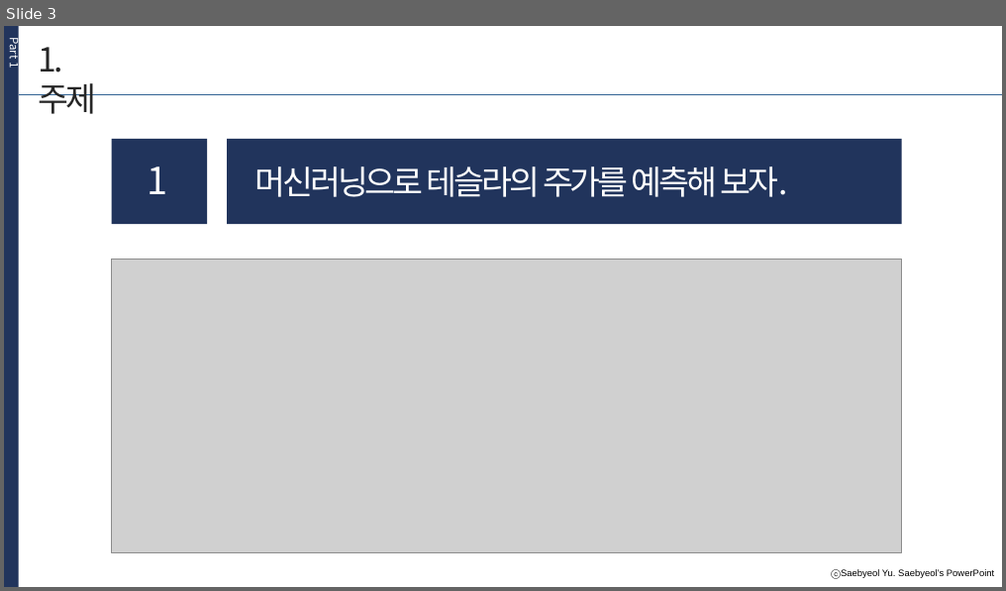
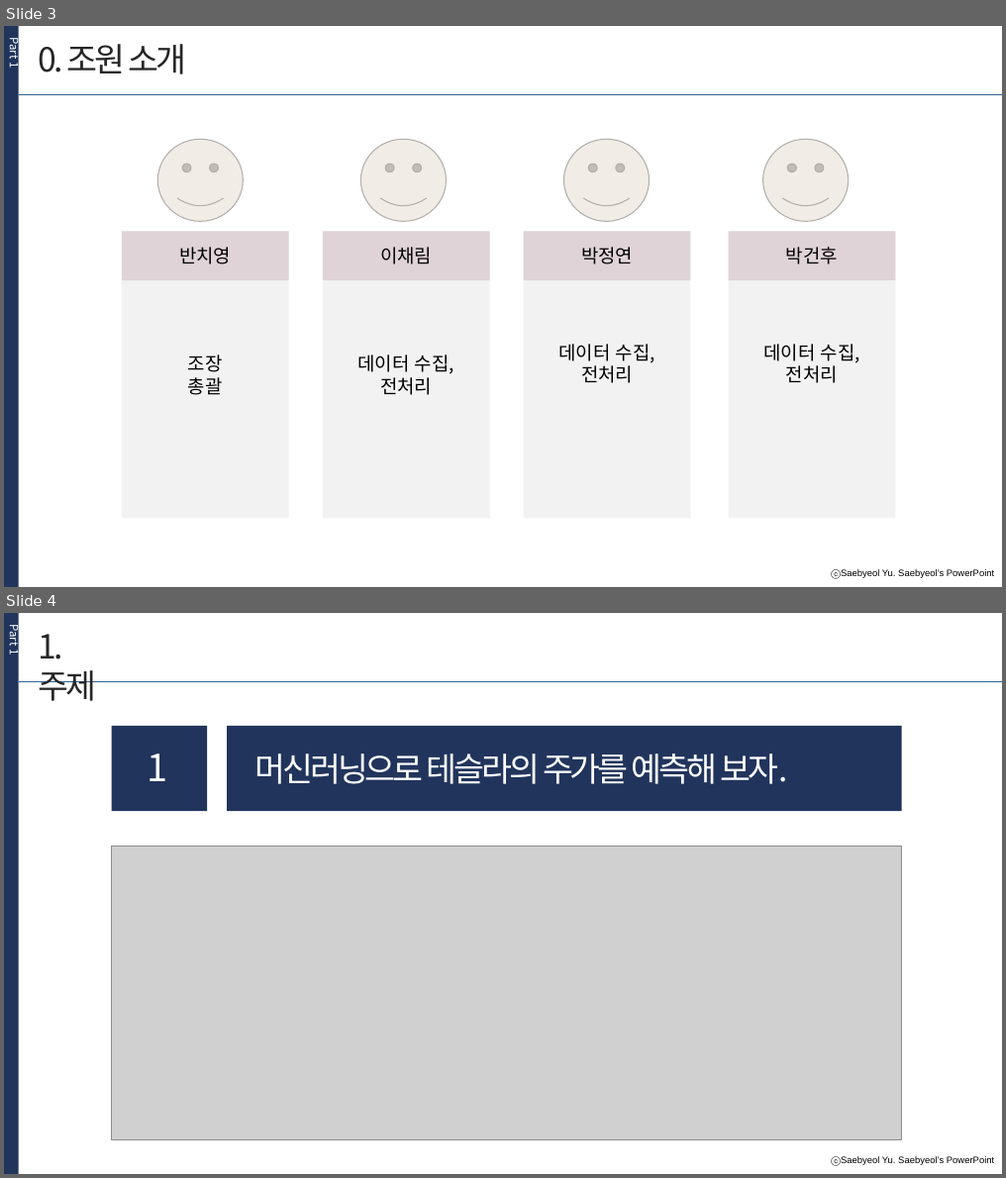
Before and after one commit to cldud400/fintech_1st_project, a slide deck: 2차 프로젝트/B조 프로젝트 제안서.pptx. Shown one above the other, each under a label of ours: slide 3 before the commit, slides 3 and 4 after it. The pictures are 1006x591 and 1006x1178 pixels, drawn with LibreOffice and Linux fonts; fonts in the diff are those of the drawing; grey boxes stand for pictures. Boxes give left, top, right and bottom in pixels: in the first picture for what was removed or moved away, otherwise in the second. Text is boxed around its words. In the diff, an @@ line names an element or a change of style, - is before the commit and + after.

```diff
--- a/2차 프로젝트/B조 프로젝트 제안서.pptx
+++ b/2차 프로젝트/B조 프로젝트 제안서.pptx
@@ slide 3 added at [4,26,1002,587], background #FFFFFF; not listed: 1 template element that a slide beside it also shows @@
@@ rectangle added at [4,26,18,587], fill #21345C @@
@@ text added at [7,40,24,68], 11 pt, text #FFFFFF @@
+Part 1
@@ text added at [39,44,187,75], 32 pt, text #262626 @@
+0. 조원 소개
@@ line added from (18, 94) to (1002, 94), #326393 0.5 pt @@
@@ smiley face added at [157,139,243,221], fill #F1ECE6, outline #B2AFAA 1 pt @@
@@ smiley face added at [361,139,447,221], fill #F1ECE6, outline #B2AFAA 1 pt @@
@@ smiley face added at [564,139,649,221], fill #F1ECE6, outline #B2AFAA 1 pt @@
@@ smiley face added at [763,139,848,221], fill #F1ECE6, outline #B2AFAA 1 pt @@
@@ rectangle added at [122,231,288,519], fill #F2F2F2, 18 pt, text #000000 @@
+조장
+총괄
@@ rectangle added at [122,231,288,280], fill #DFD3D7, 18 pt, text #000000 @@
+반치영
@@ rectangle added at [323,231,490,519], fill #F2F2F2, 18 pt, text #000000 @@
+데이터 수집,
+전처리
@@ rectangle added at [323,231,490,280], fill #DFD3D7, 18 pt, text #000000 @@
+이채림
@@ rectangle added at [524,231,690,519], fill #F2F2F2, 18 pt, text #000000 @@
+데이터 수집,
+전처리
@@ rectangle added at [524,231,690,280], fill #DFD3D7, 18 pt, text #000000 @@
+박정연
@@ rectangle added at [729,231,896,519], fill #F2F2F2, 18 pt, text #000000 @@
+데이터 수집,
+전처리
@@ rectangle added at [729,231,896,280], fill #DFD3D7, 18 pt, text #000000 @@
+박건후
@@ what was slide 3 is now slide 4 @@
```
Also in this commit, not shown: 1 slide changed, 1 other slide added, 1 slide removed.
